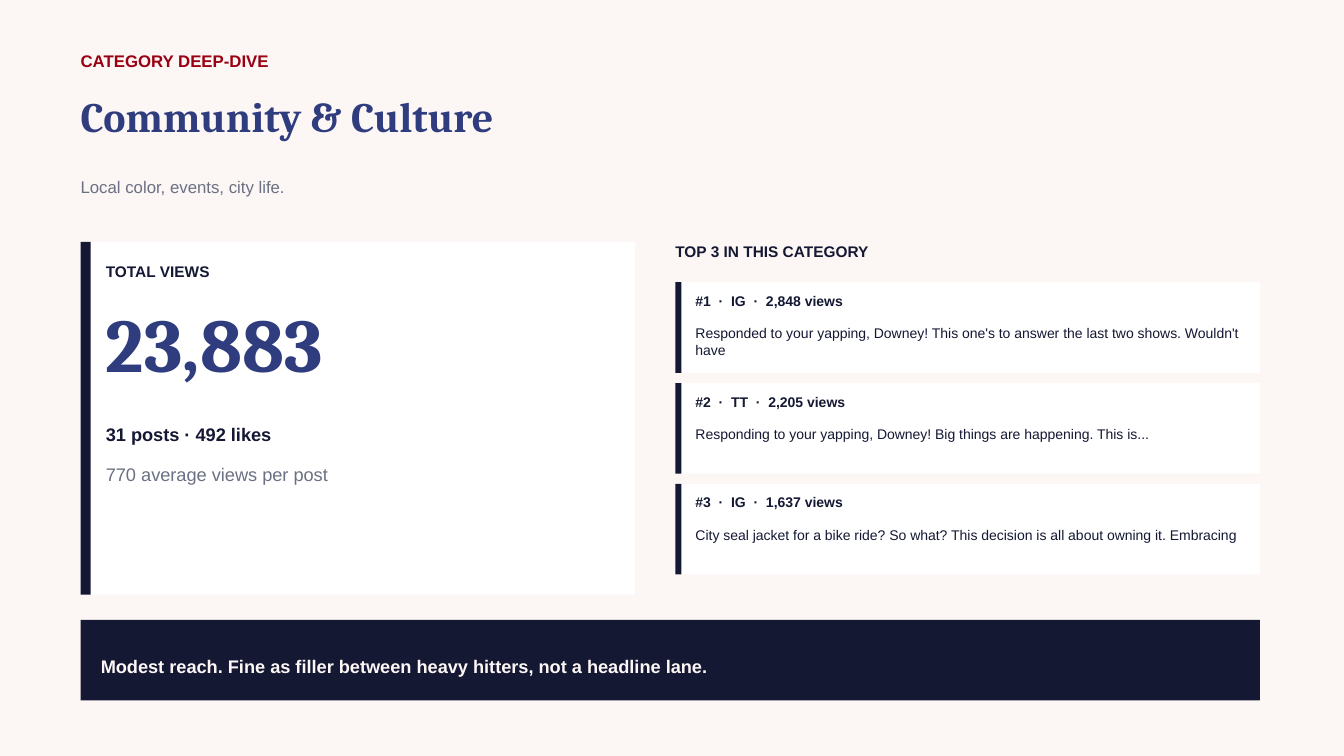
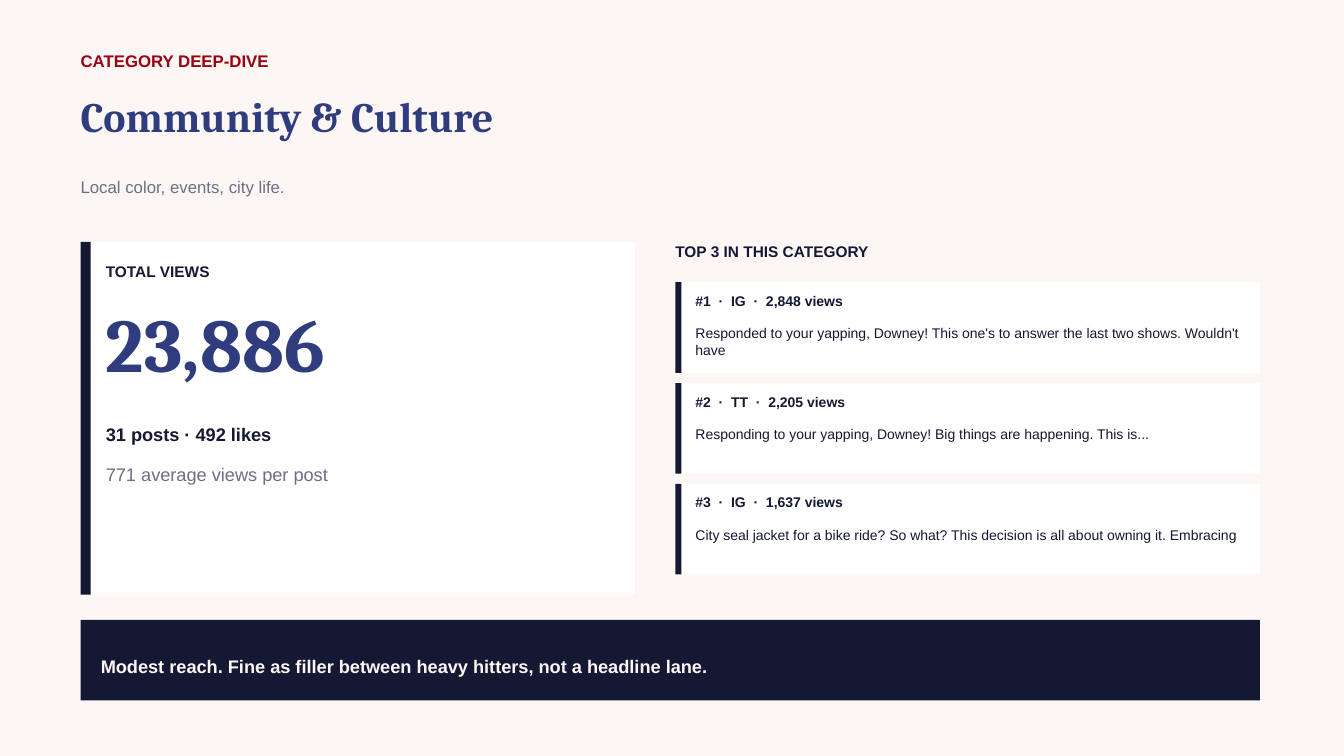
Before and after one commit to zvmmer/talking-downey-kpis, a slide deck: slide 9 of SPONSOR_CONTENT_REPORT.pptx. Drawn at 1344x756 pixels with LibreOffice and Linux fonts; fonts in the diff are those of the drawing. Boxes give left, top, right and bottom in pixels: in the first picture for what was removed or moved away, otherwise in the second. Text is boxed around its words. In the diff, an @@ line names an element or a change of style, - is before the commit and + after.

```diff
--- a/SPONSOR_CONTENT_REPORT.pptx
+++ b/SPONSOR_CONTENT_REPORT.pptx
@@ text at bbox=[106, 320, 325, 383]: text changed @@
-23,883
+23,886
@@ text at bbox=[106, 468, 328, 485]: text changed @@
-770 average views per post
+771 average views per post
```
Also in this commit, not shown: 8 other slides changed, 6 other files.
